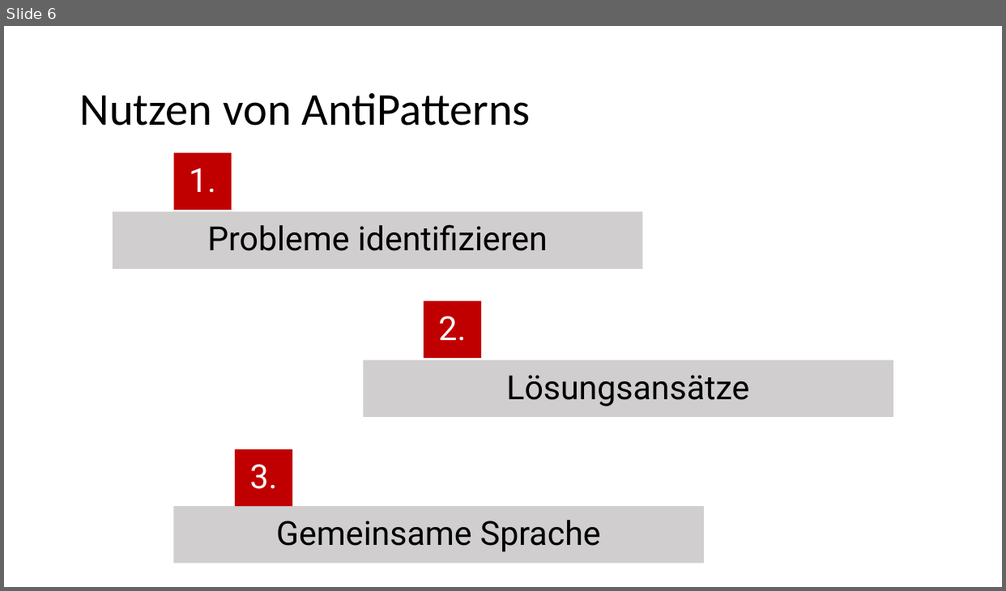
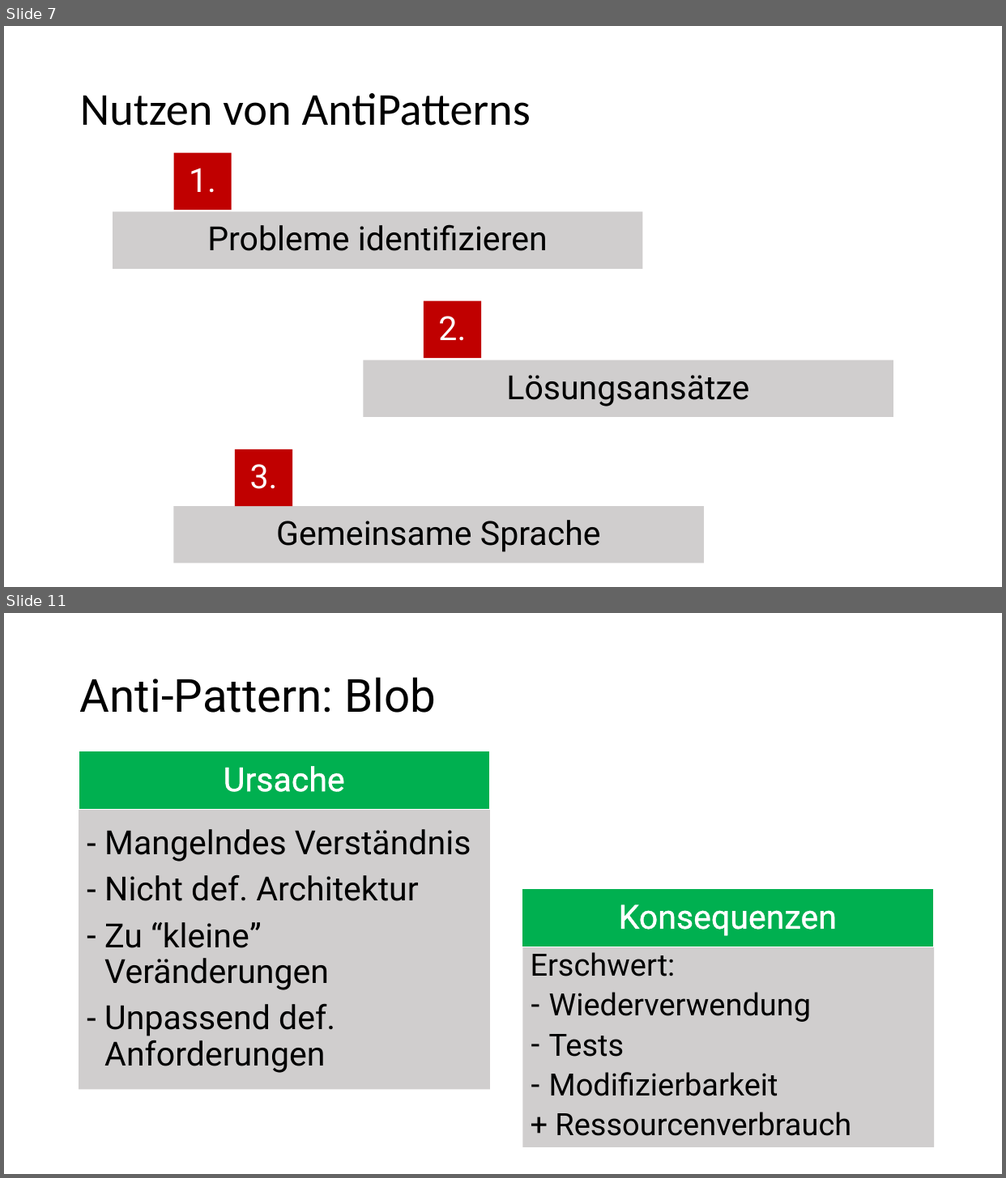
Before and after one commit to tkrieger/AntiPatterns, a slide deck: pres_antipatterns.pptx. Shown one above the other, each under a label of ours: slide 6 before the commit, slides 7 and 11 after it; the slides between them are not shown. The pictures are 1006x591 and 1006x1178 pixels, drawn with LibreOffice and Linux fonts; fonts in the diff are those of the drawing. Boxes give left, top, right and bottom in pixels: in the first picture for what was removed or moved away, otherwise in the second. Text is boxed around its words. In the diff, an @@ line names an element or a change of style, - is before the commit and + after.

```diff
--- a/pres_antipatterns.pptx
+++ b/pres_antipatterns.pptx
@@ slide 11 added at bbox=[4, 613, 1002, 1174], background #FFFFFF @@
@@ title added at bbox=[80, 677, 436, 713], 44 pt, text #000000 @@
+Anti-Pattern: Blob
@@ rectangle added at bbox=[79, 752, 491, 810], fill #00B050, outline #FFFFFF 1 pt, 32 pt, text #FFFFFF @@
+Ursache
@@ rectangle added at bbox=[79, 810, 491, 1090], fill #D0CECE, 32 pt, text #000000 @@
+– Mangelndes Verständnis
+– Nicht def. Architektur
+– Zu “kleine” Veränderungen
+– Unpassend def. Anforderungen
@@ rectangle added at bbox=[522, 889, 934, 948], fill #00B050, outline #FFFFFF 1 pt, 32 pt, text #FFFFFF @@
+Konsequenzen
@@ rectangle added at bbox=[522, 948, 935, 1148], fill #D0CECE, 29.6 pt, text #000000 @@
+Erschwert:
+– Wiederverwendung
+– Tests
+– Modifizierbarkeit
++ Ressourcenverbrauch
@@ what was slide 6 is now slide 7 @@
```
Also in this commit, not shown: 3 slides changed, 18 other slides added, 4 other files.
